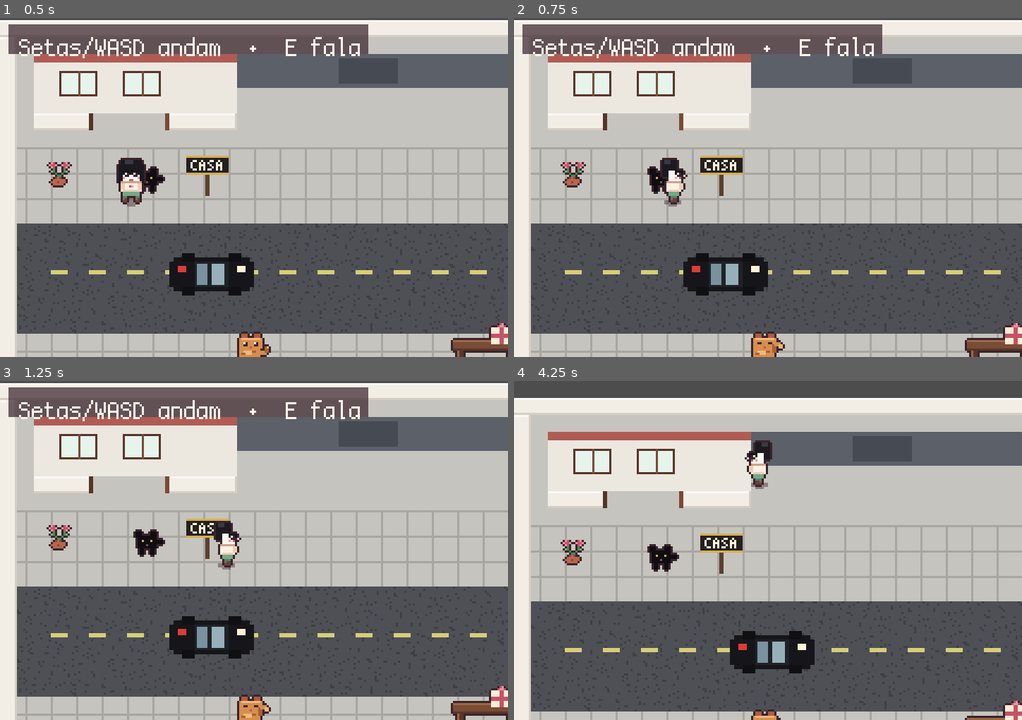
Above: before the commit, frames 1-4 (two rows, left to right).
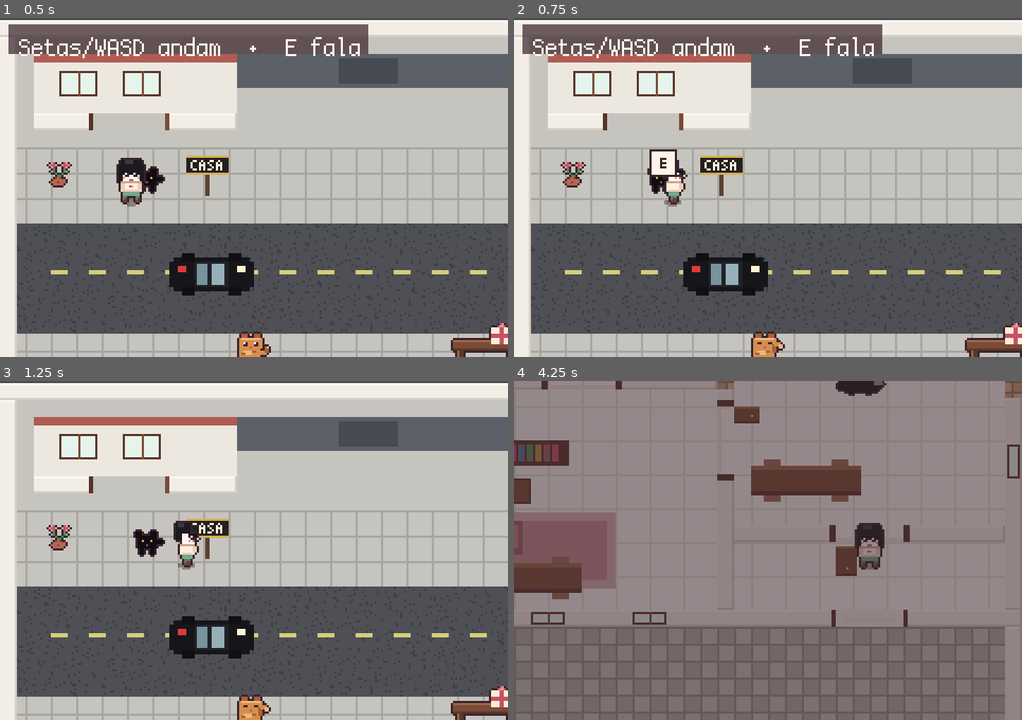
Above: after the commit, the same moments.

Repository: xandevmferreira/xandevmferreira
Game: Godot game, scene res://scenes/rua/rua.tscn
Same seed, same stepped clock (60 frames per second), same inputs: the game is played once before the commit and once after it. This scene is started directly instead of the project's main scene.
Inputs (mouse positions are in pixels of both pictures, inside the frame that each line leads up to):
- Up to frame 1 (0.5 s): no input
- Up to frame 2 (0.75 s): tap Enter at 0.5 s; move the mouse to (879, 170) at 0.52 s; hold D (move_right) from 0.53 s (still down); hold E (interact) from 0.53 s (still down); click (879, 170) at 0.67 s
- Up to frame 3 (1.25 s): keep holding D (move_right); keep holding E (interact); tap Space at 0.77, 1.07 s; tap Z at 0.8 s
- Up to frame 4 (4.25 s): move the mouse to (666, 567) at 1.27 s; release D (move_right) at 1.28 s; release E (interact) at 1.28 s; hold S (move_down) 1.28-2.03 s; tap Z at 1.35 s; tap Space at 1.52, 1.82, 3.02, 3.05, 3.32, 3.6, 3.77, 4.07 s; tap Enter at 1.55, 2.1 s; move the mouse to (818, 475) at 2.02 s; hold D (move_right) 2.03-2.78 s; tap Keypad Enter at 2.3, 2.85 s; move the mouse to (742, 618) at 2.77 s; hold W (move_up) 2.78-3.53 s; click (742, 618) at 2.92 s; move the mouse to (920, 601) at 3.52 s; hold A (move_left) from 3.53 s (still down); hold E (interact) from 3.53 s (still down)

Frame 1 is identical in both runs. In frame 2, 0.4% of the frame differs, in the area x 26-33%, y 38-47%; in frame 3, 7.3%; in frame 4, 95%, in the area x 0-100%, y 0-100%.

Commit message:
Faz o coração surgir na cabeça e solta as falas.
O treino, os dois professores e a Eli entregam o coração com um pulo. O Pai diz um ditado por vez, o gato preto mia e o Alexandre entra careca, barbudo e forte.

Co-authored-by: Alexandre Ferreira <xandevmferreira@users.noreply.github.com>

Diff:
--- a/scenes/casa/casa.tscn
+++ b/scenes/casa/casa.tscn
@@ -113,6 +113,7 @@
 monitoring = false
 script = ExtResource("6_falar")
 dialogue_id = "pai"
+one_by_one = true
 
 [node name="CollisionShape2D" type="CollisionShape2D" parent="Talkers/Sofa"]
 shape = SubResource("RectangleShape2D_sofa")
--- a/scenes/rua/rua.tscn
+++ b/scenes/rua/rua.tscn
@@ -95,6 +95,16 @@
 position = Vector2(0, -3)
 shape = SubResource("RectangleShape2D_gato_solido")
 
+[node name="Talk" type="Area2D" parent="Props/GatoPreto"]
+collision_layer = 4
+collision_mask = 0
+monitoring = false
+script = ExtResource("10_falar")
+dialogue_id = "gato"
+
+[node name="CollisionShape2D" type="CollisionShape2D" parent="Props/GatoPreto/Talk"]
+shape = SubResource("RectangleShape2D_gato")
+
 [node name="Cat" type="Node2D" parent="Props"]
 position = Vector2(120, 162)
 
--- a/scenes/universidade/universidade.tscn
+++ b/scenes/universidade/universidade.tscn
@@ -91,8 +91,9 @@
 shape = SubResource("RectangleShape2D_placa")
 
 [node name="Heart" type="Area2D" parent="."]
+visible = false
 position = Vector2(90, 160)
-collision_layer = 4
+collision_layer = 0
 collision_mask = 0
 monitoring = false
 script = ExtResource("9_coracao")
--- a/scripts/clinic.gd
+++ b/scripts/clinic.gd
@@ -36,7 +36,7 @@
 			elif Game.has_heart("eli"):
 				Game.start_dialogue(Story.lines_for("eli_depois"))
 			else:
-				Game.collect_heart("eli")
+				Game.grant_heart("eli")
 				Game.alexandre_pending = true
 				Game.start_dialogue(Story.lines_for("eli"))
 
--- a/scripts/exercise.gd
+++ b/scripts/exercise.gd
@@ -5,15 +5,11 @@
 func interact() -> void:
 	if Game.exercised:
 		if not Game.has_heart("academia"):
-			Game.start_dialogue(Story.lines_for("exercicio_fim"))
+			Game.grant_heart("academia", "exercicio_fim")
 		return
 	_count += 1
 	if _count < 3:
 		Game.start_dialogue(PackedStringArray(["Alex: Mais uma!"]))
 		return
 	Game.exercised = true
-	var heart := get_parent().get_node_or_null("Heart")
-	if heart:
-		heart.visible = true
-		heart.collision_layer = 4
-	Game.start_dialogue(Story.lines_for("exercicio_fim"))
+	Game.grant_heart("academia", "exercicio_fim")
--- a/scripts/game.gd
+++ b/scripts/game.gd
@@ -45,6 +45,8 @@
 var mission_ufpa := false
 var dressed := false
 var henrique_joined := false
+var saw_ernani := false
+var saw_breno := false
 var ufpa_arrived := false
 var coffee_ready := false
 var session_done := false
@@ -327,6 +329,41 @@
 	_hearts[piece_id] = true
 	heart_pieces = _hearts.size()
 
+func grant_heart(piece_id: String, line_id: String = "") -> void:
+	var fresh := not has_heart(piece_id)
+	if fresh:
+		collect_heart(piece_id)
+	if line_id != "":
+		start_dialogue(Story.lines_for(line_id))
+	if fresh:
+		_celebrate_heart()
+
+func _celebrate_heart() -> void:
+	var player := get_tree().get_first_node_in_group("player") as Node2D
+	if player == null:
+		return
+	var old := player.get_node_or_null("CoracaoGanho")
+	if old:
+		old.queue_free()
+	var heart := Sprite2D.new()
+	heart.name = "CoracaoGanho"
+	heart.texture = load("res://assets/sprites/heart_full.png")
+	heart.texture_filter = CanvasItem.TEXTURE_FILTER_NEAREST
+	heart.centered = true
+	heart.z_index = 8
+	heart.position = Vector2(0, -44)
+	heart.scale = Vector2(1.6, 1.6)
+	player.add_child(heart)
+	var feet := player.position.y
+	var tween := create_tween()
+	tween.tween_property(player, "position:y", feet - 8.0, 0.12).set_trans(Tween.TRANS_SINE).set_ease(Tween.EASE_OUT)
+	tween.parallel().tween_property(heart, "scale", Vector2(2.2, 2.2), 0.18).set_trans(Tween.TRANS_SINE).set_ease(Tween.EASE_OUT)
+	tween.parallel().tween_property(heart, "position:y", -32.0, 0.18).set_trans(Tween.TRANS_SINE).set_ease(Tween.EASE_OUT)
+	tween.tween_property(player, "position:y", feet, 0.16).set_trans(Tween.TRANS_SINE).set_ease(Tween.EASE_IN)
+	tween.parallel().tween_property(heart, "scale", Vector2(1.45, 1.45), 0.16).set_trans(Tween.TRANS_SINE)
+	tween.tween_property(heart, "scale", Vector2(1.8, 1.8), 0.1).set_trans(Tween.TRANS_SINE)
+	tween.tween_property(heart, "scale", Vector2(1.45, 1.45), 0.12).set_trans(Tween.TRANS_SINE)
+
 func transform_outfit() -> void:
 	if dressed:
 		return
@@ -408,13 +445,16 @@
 	var sprite := player.get_node_or_null("AnimatedSprite2D") as AnimatedSprite2D
 	if sprite:
 		sprite.play(&"idle_up")
+	var cam := player.get_node_or_null("Camera2D") as Camera2D
+	if cam:
+		cam.offset = Vector2(0, 42)
 	_move_feet(scene.get_node_or_null("Props/Pai"), Vector2(186, 284))
 	_move_feet(scene.get_node_or_null("Props/Mae"), Vector2(252, 284))
 	_move_feet(scene.get_node_or_null("Props/Cachorra"), Vector2(150, 286))
 	if scene.get_node_or_null("Props/Alexandre") == null:
 		var amor := Sprite2D.new()
 		amor.name = "Alexandre"
-		amor.texture = load("res://assets/sprites/alex.png")
+		amor.texture = load("res://assets/sprites/alexandre.png")
 		amor.texture_filter = CanvasItem.TEXTURE_FILTER_NEAREST
 		amor.centered = true
 		if amor.texture:
--- a/scripts/interactable.gd
+++ b/scripts/interactable.gd
@@ -5,6 +5,9 @@
 ## O texto vem de Story.DIALOGUES, pela chave dialogue_id.
 
 @export var dialogue_id := ""
+@export var one_by_one := false
+
+var _step := 0
 
 func _ready() -> void:
 	collision_layer = 4
@@ -16,6 +19,11 @@
 	var lines := Story.lines_for(dialogue_id)
 	if lines.is_empty():
 		return
+	if one_by_one:
+		var line := lines[_step % lines.size()]
+		_step += 1
+		Game.start_dialogue(PackedStringArray([line]))
+		return
 	Game.start_dialogue(lines)
 
 func prompt_position() -> Vector2:
--- a/scripts/npc.gd
+++ b/scripts/npc.gd
@@ -6,7 +6,7 @@
 @export var show_if_dressed := false
 @export var hide_after_join := false
 
-var _step := 0
+var _cycle_step := 0
 
 func _ready() -> void:
 	super()
@@ -21,8 +21,14 @@
 		collision_layer = 0
 	var id := dialogue_id
 	if not cycle.is_empty():
-		id = cycle[_step % cycle.size()]
-		_step += 1
+		id = cycle[_cycle_step % cycle.size()]
+		_cycle_step += 1
+	if dialogue_id == "ernani":
+		Game.saw_ernani = true
+	elif dialogue_id == "breno":
+		Game.saw_breno = true
+	if (dialogue_id == "ernani" or dialogue_id == "breno") and Game.saw_ernani and Game.saw_breno:
+		Game.grant_heart("ufpa")
 	var lines := Story.lines_for(id)
 	if lines.is_empty():
 		return
--- a/scripts/story.gd
+++ b/scripts/story.gd
@@ -14,21 +14,18 @@
 	"celular": [
 		"O celular acende.",
 		"Alex: Meu bem vc nao vem treinar?",
-		"Agora vá pra academia.",
 	],
 	"creta": [
-		"A academia é a porta ao lado.",
-		"Agora vá pra lá.",
+		"A academia fica logo ali.",
 	],
 	"academia_tempo": [
-		"A academia é do lado da casa.",
+		"Chegou a tempo.",
 	],
 	"academia_atraso": [
 		"Chegou. O cronômetro já tinha virado piada.",
 	],
 	"exercicio_fim": [
-		"Acabou o exercício.",
-		"Agora volte pra casa.",
+		"Alex: Isso. O coração é seu.",
 	],
 	"coracao": [
 		"Um quarto do coração.",
@@ -63,33 +60,31 @@
 		"Alex: Você consegue! Eu acredito!",
 	],
 	"puf": [
-		"PUF. Roupa preta e joias douradas.",
-		"Agora vá pra rua.",
+		"PUF. Preto e ouro.",
+		"O Henrique está lá fora.",
 	],
 	"armario_pronta": [
-		"Pronta pra UFPA.",
-		"O Henrique espera na rua.",
+		"Já estou pronta.",
 	],
 	"missao_ufpa": [
-		"Agora vá pra casa se arrumar.",
-		"Hoje tem aula na UFPA.",
+		"Hoje a aula é na UFPA.",
+		"Passa em casa e se arruma.",
 	],
 	"creta_ufpa": [
-		"Siga a placa da UFPA.",
+		"A UFPA é seguindo a placa.",
 	],
 	"ufpa_cedo": [
-		"A UFPA fica pra lá. O Henrique ainda não veio.",
+		"O Henrique ainda não chegou.",
 	],
 	"ufpa_chegada": [
-		"Fale com Ernani e o Breno.",
-		"Depois siga a placa CLINICA.",
+		"A UFPA. O rio passa atrás da Pedagogia.",
 	],
 	"coracao2": [
 		"Outro quarto do coração.",
 	],
 	"henrique": [
 		"Henrique: Amiga, tu nem sabe!",
-		"Henrique: Entre no Creta. Placa UFPA.",
+		"Henrique: Vem, eu vou com você.",
 	],
 	"placa": [
 		"Só os melhores chegam aqui.",
@@ -105,8 +100,7 @@
 		"Eu quis te dar um lugar pequeno para começar este dia.",
 	],
 	"clinica_chegada": [
-		"A sala particular é pra dentro.",
-		"A Eli fica fora, no sofá.",
+		"O consultório está em silêncio.",
 	],
 	"cafe": [
 		"Amanda: Um café pra mim.",
@@ -121,20 +115,20 @@
 		"Paciente: A vida está um peso.",
 		"Paciente: Nada do que eu faço serve.",
 		"Amanda: O desejo é o desejo do Outro.",
-		"Agora fale com a Eli, lá fora.",
 	],
 	"paciente_fim": [
 		"Paciente: Vou pensar nisso.",
 	],
 	"eli_espera": [
-		"Eli: Atende na sala particular.",
-		"Eli: Eu espero aqui fora.",
+		"Eli: Eu te espero aqui.",
 	],
 	"eli": [
 		"Eli: Um biscoito de um passeio comum na Grécia.",
-		"Eli: E o terceiro pedaço do coração.",
-		"Agora volte pra casa.",
-		"Mande mensagem pro Alexandre.",
+		"Eli: E este pedaço do coração.",
+		"Eli: O Alexandre te espera em casa.",
+	],
+	"gato": [
+		"Miau.",
 	],
 	"alexandre": [
 		"Amanda: Amor, to muito cansada.",
--- a/tools/smoke_test.gd
+++ b/tools/smoke_test.gd
@@ -79,6 +79,19 @@
 			_fail("o diálogo fechou cedo demais (%s toques)" % presses)
 
 	_check_lines()
+
+	casa.get_node("Talkers/Sofa").interact()
+	await process_frame
+	if not await _seen("voa"):
+		_fail("o Pai não recitou")
+	elif _dialogue_line().contains("flechas"):
+		_fail("o Pai recitou tudo de uma vez")
+	await _close_talk()
+	casa.get_node("Talkers/Sofa").interact()
+	await process_frame
+	if not await _seen("anda"):
+		_fail("o Pai repetiu o primeiro ditado")
+	await _close_talk()
 
 	await create_timer(0.55).timeout
 	player.global_position = Vector2(430, 148)
@@ -264,26 +277,10 @@
 	if not _game.exercised:
 		_fail("o exercício não terminou")
 		return
-	var heart := current_scene.get_node_or_null("Heart")
-	if heart == null or not heart.visible:
-		_fail("o pedaço do coração não apareceu")
+	if trainee.get_node_or_null("CoracaoGanho") == null or _game.heart_pieces != 1:
+		_fail("o coração não ficou na cabeça: %s" % _game.heart_pieces)
 		return
 	await _shot(current_scene, "/tmp/art-preview/godot_coracao.png")
-	trainee.global_position = Vector2(180, 114)
-	trainee.facing = Vector2.UP
-	for _i in 4:
-		await physics_frame
-	_press_interact()
-	for _frame in 4:
-		await process_frame
-	var heart_guard := 0
-	while _game.dialogue_open and heart_guard < 8:
-		_press_interact()
-		await process_frame
-		heart_guard += 1
-	if _game.heart_pieces != 1:
-		_fail("não pegou o 1/4 do coração")
-		return
 	trainee.global_position = Vector2(124, 130)
 	trainee.facing = Vector2.DOWN
 	await physics_frame
@@ -333,6 +330,12 @@
 	if gato == null or gato.global_position.x > 110.0 or gato.global_position.y > 96.0:
 		_fail("o gato preto não está na frente da casa")
 		return
+	gato.get_node("Talk").interact()
+	await process_frame
+	if not await _seen("Miau"):
+		_fail("o gato preto não miou")
+		return
+	await _close_talk()
 	friend.interact()
 	await process_frame
 	if not _game.henrique_joined or not await _seen("tu nem sabe"):
@@ -373,12 +376,9 @@
 	if not String(porta.target_scene).contains("consultorio"):
 		_fail("a saída da UFPA não vai ao consultório")
 		return
-	current_scene.get_node("Heart").interact()
-	await process_frame
-	if _game.heart_pieces != 2:
-		_fail("não achou o segundo coração: %s" % _game.heart_pieces)
-		return
-	await _close_talk()
+	if _game.heart_pieces != 2 or student.get_node_or_null("CoracaoGanho") == null:
+		_fail("os professores não deixaram o coração: %s" % _game.heart_pieces)
+		return
 	_game.request_scene("res://scenes/consultorio/consultorio.tscn", "default")
 	if not await _await_scene("Consultorio"):
 		_fail("não chegou no consultório")
Binary file added: assets/sprites/alexandre.png
Not shown, added: assets/sprites/alexandre.png.import
Not shown, changed: docs/casa.md
Not shown, changed: jogar/Jogar.html
Not shown, changed: jogar/Jogar.pck
Not shown, changed: jogar/index.html
Not shown, changed: tools/generate_art.py
